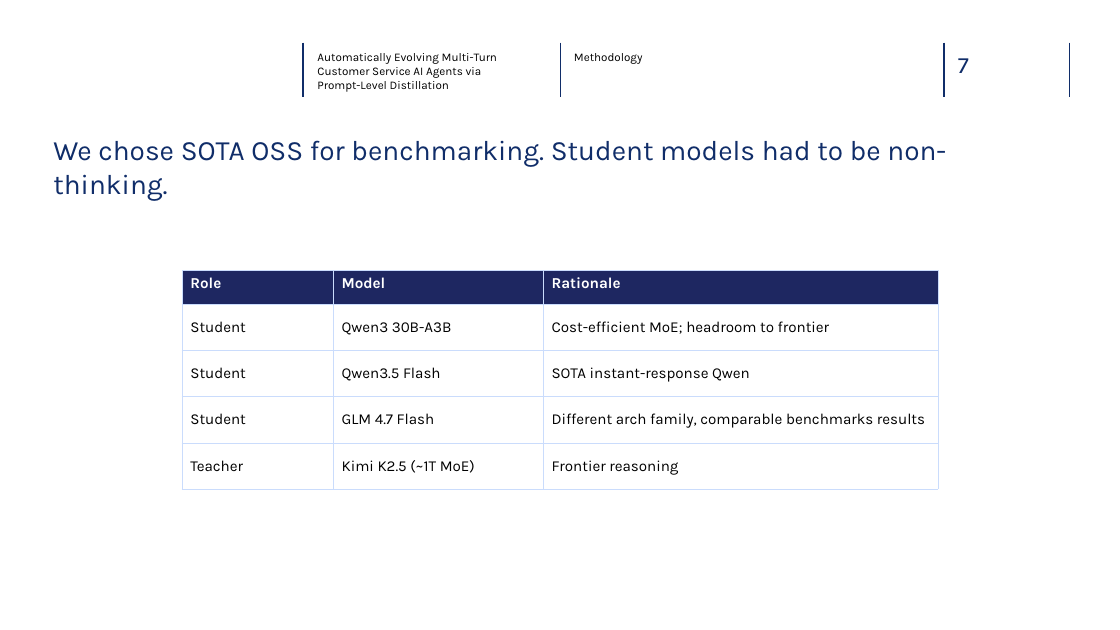
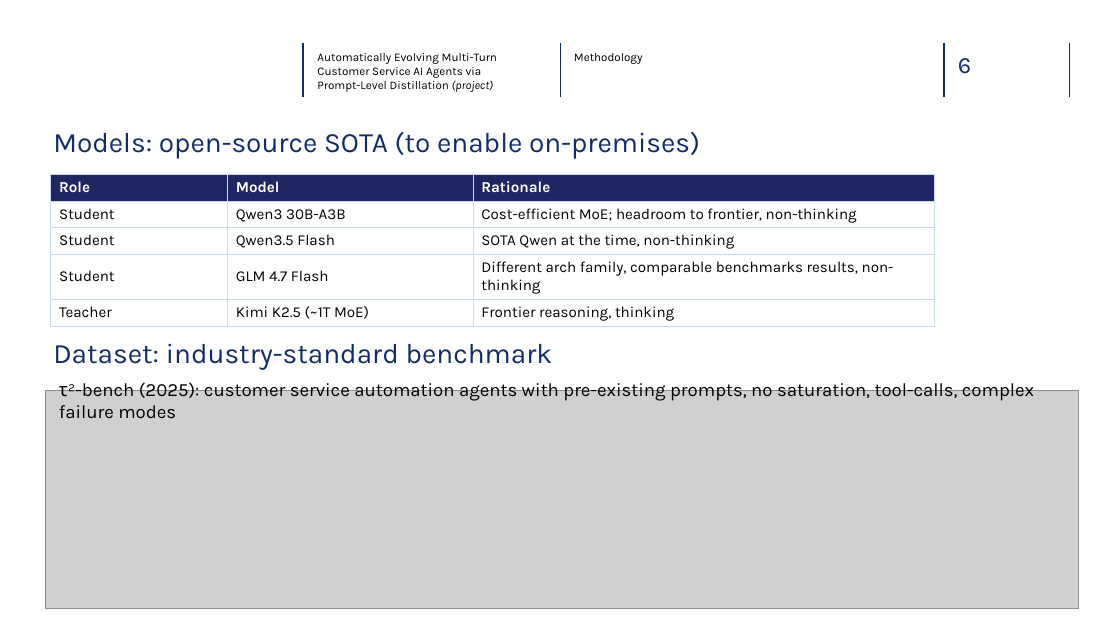
Before and after one commit to glebdementev/tau-evo, a slide deck: slide 7 of slides/defense.pptx. Drawn at 1120x630 pixels with LibreOffice and Linux fonts; fonts in the diff are those of the drawing; grey boxes stand for pictures; background and template pictures are left out. Boxes give left, top, right and bottom in pixels: in the first picture for what was removed or moved away, otherwise in the second. Text is boxed around its words. In the diff, an @@ line names an element or a change of style, - is before the commit and + after.

```diff
--- a/slides/defense.pptx
+++ b/slides/defense.pptx
@@ text at <box>317,53,497,92</box>: text changed @@
-Automatically Evolving Multi-Turn
-Customer Service AI Agents via Prompt-Level Distillation
+Automatically Evolving Multi-Turn
+Customer Service AI Agents via Prompt-Level Distillation (project)
@@ text at <box>958,58,971,74</box>: text changed @@
-7
+6
@@ text at <box>53,132,700,159</box>: text changed @@
-We chose SOTA OSS for benchmarking. Student models had to be non-thinking.
+Models: open-source SOTA (to enable on-premises)
@@ table at <box>50,174,933,325</box> @@
-row 2, column 3: Cost-efficient MoE; headroom to frontier
+row 2, column 3: Cost-efficient MoE; headroom to frontier, non-thinking
-row 3, column 3: SOTA instant-response Qwen
+row 3, column 3: SOTA Qwen at the time, non-thinking
-row 4, column 3: Different arch family, comparable benchmarks results
+row 4, column 3: Different arch family, comparable benchmarks results, non-thinking
-row 5, column 3: Frontier reasoning
+row 5, column 3: Frontier reasoning, thinking
@@ table: place and size @@
-table at <box>182,271,939,489</box>
+table at <box>50,174,933,325</box>
@@ text added at <box>53,343,553,370</box>, 24 pt, text #102D69 @@
+Dataset: industry-standard benchmark
@@ text added at <box>59,379,1034,419</box>, 16 pt, text #000000 @@
+τ²-bench (2025): customer service automation agents with pre-existing prompts, no saturation, tool-calls, complex failure modes
@@ picture added at <box>45,391,1079,608</box> @@
```
Also in this commit, not shown: 13 other slides changed, 2 slides added, 2 slides removed, 19 other files.
